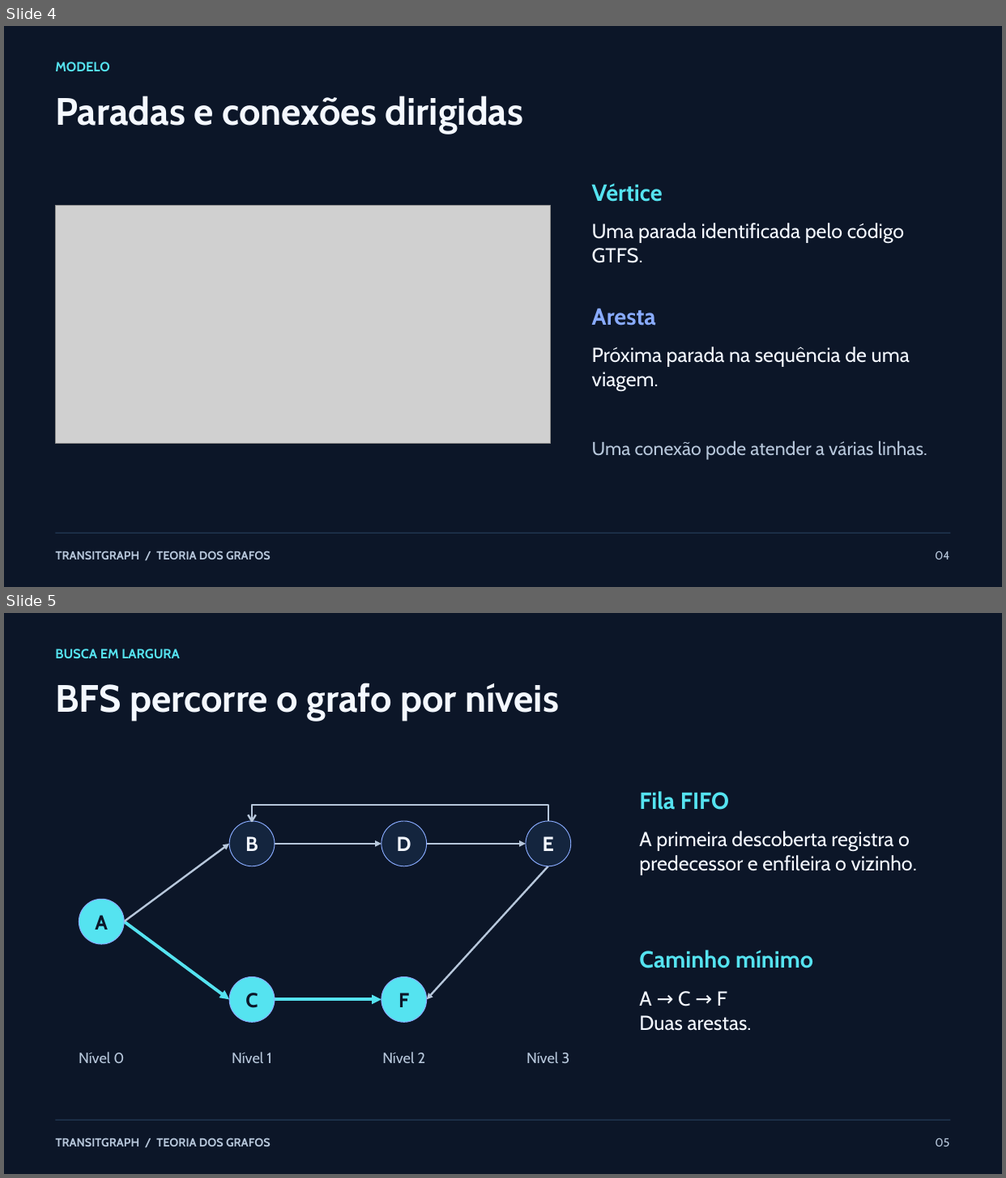
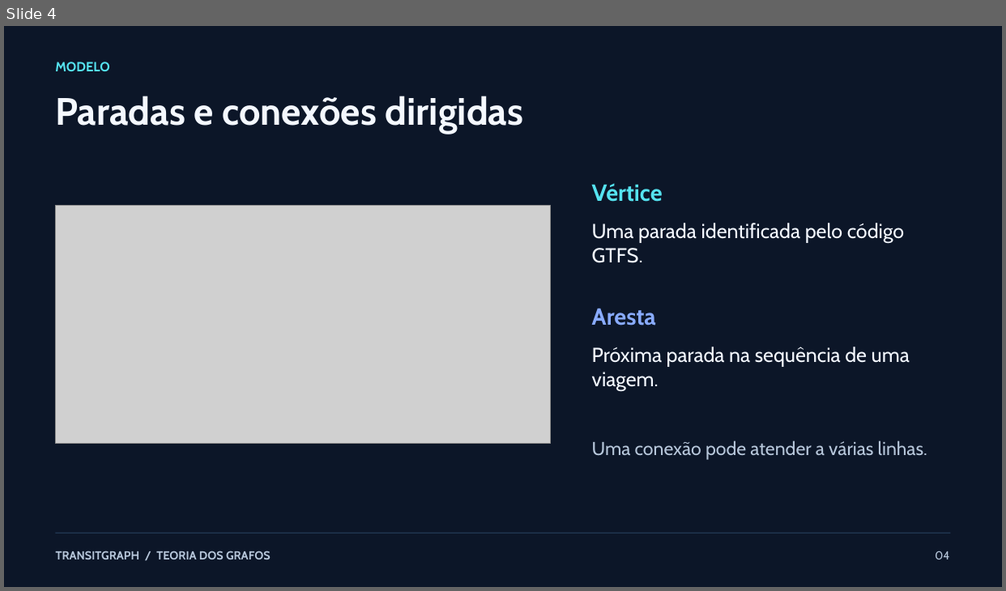
Before and after one commit to MatheusLeonardi/TransitGraph, a slide deck: docs/apresentacao/TransitGraph_Apresentacao_Oficial.pptx. Shown one above the other, each under a label of ours: slides 4 and 5 before the commit, slide 4 after it. The pictures are 1006x1178 and 1006x591 pixels, drawn with LibreOffice and Linux fonts; fonts in the diff are those of the drawing; grey boxes stand for pictures. Boxes give left, top, right and bottom in pixels: in the first picture for what was removed or moved away, otherwise in the second. Text is boxed around its words. In the diff, an @@ line names an element or a change of style, - is before the commit and + after.

```diff
--- a/docs/apresentacao/TransitGraph_Apresentacao_Oficial.pptx
+++ b/docs/apresentacao/TransitGraph_Apresentacao_Oficial.pptx
@@ slide 5 removed at (4, 613, 1002, 1174), background #0C1628 @@
@@ text removed at (55, 649, 180, 658) @@
-BUSCA EM LARGURA
@@ text removed at (55, 683, 559, 721) @@
-BFS percorre o grafo por níveis
@@ freeform shape removed at (247, 803, 552, 821) @@
@@ text removed at (639, 791, 729, 810) @@
-Fila FIFO
@@ ellipse removed at (229, 821, 275, 866) @@
-B
@@ ellipse removed at (381, 821, 426, 866) @@
-D
@@ ellipse removed at (526, 821, 571, 866) @@
-E
@@ text removed at (639, 831, 917, 875) @@
-A primeira descoberta registra o predecessor e enfileira o vizinho.
@@ arrow removed from (124, 922) to (229, 844) @@
@@ arrow removed from (275, 844) to (381, 844) @@
@@ arrow removed from (427, 844) to (526, 844) @@
@@ arrow removed from (548, 867) to (427, 1000) @@
@@ ellipse removed at (79, 899, 124, 944) @@
-A
@@ arrow removed from (124, 922) to (229, 1000) @@
@@ text removed at (639, 950, 813, 969) @@
-Caminho mínimo
@@ ellipse removed at (229, 977, 275, 1022) @@
-C
@@ ellipse removed at (381, 977, 426, 1022) @@
-F
@@ arrow removed from (275, 1000) to (381, 1000) @@
@@ text removed at (639, 991, 752, 1031) @@
-A → C → F
-Duas arestas.
@@ text removed at (79, 1052, 124, 1063) @@
-Nível 0
@@ text removed at (232, 1052, 272, 1063) @@
-Nível 1
@@ text removed at (382, 1052, 426, 1063) @@
-Nível 2
@@ text removed at (526, 1052, 569, 1063) @@
-Nível 3
@@ rectangle removed at (56, 1120, 951, 1121) @@
@@ text removed at (56, 1138, 270, 1147) @@
-TRANSITGRAPH / TEORIA DOS GRAFOS
@@ text removed at (935, 1138, 949, 1147) @@
-05
```
Also in this commit, not shown: 2 slides added, 1 other slide removed, 8 other files.
